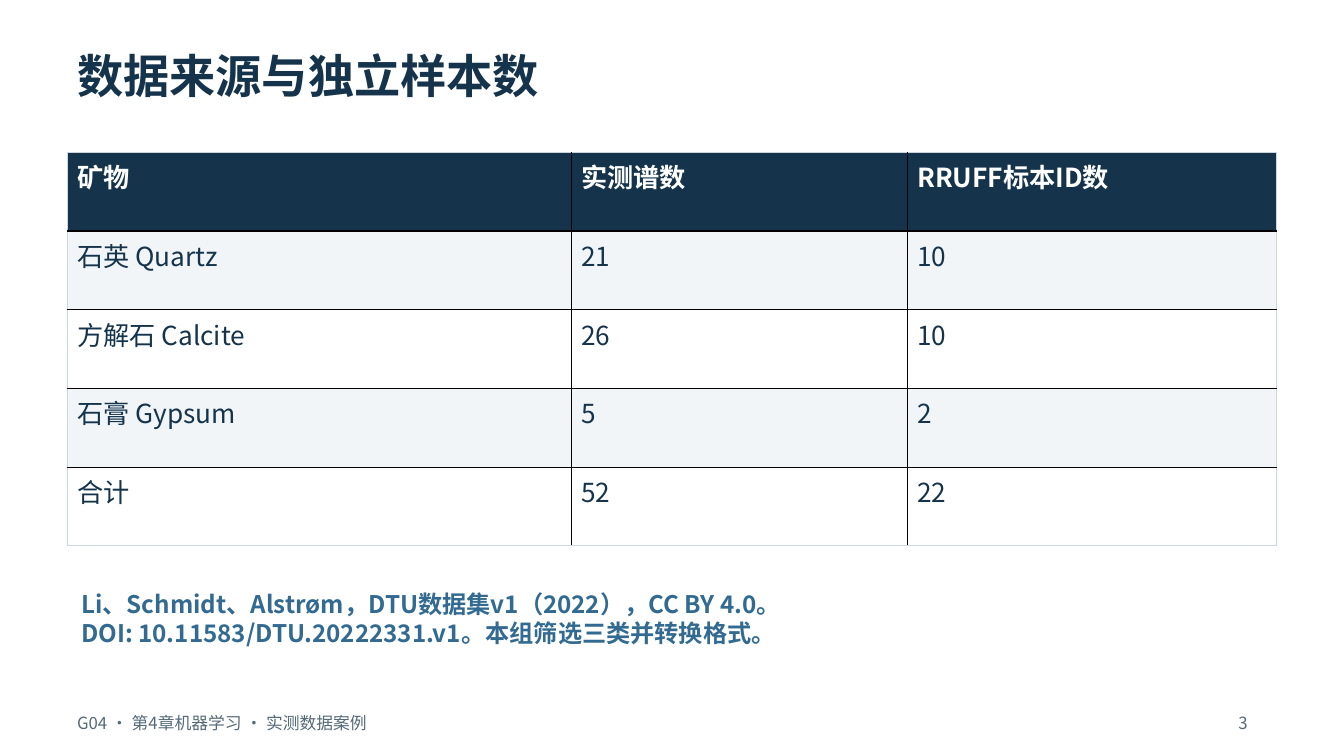
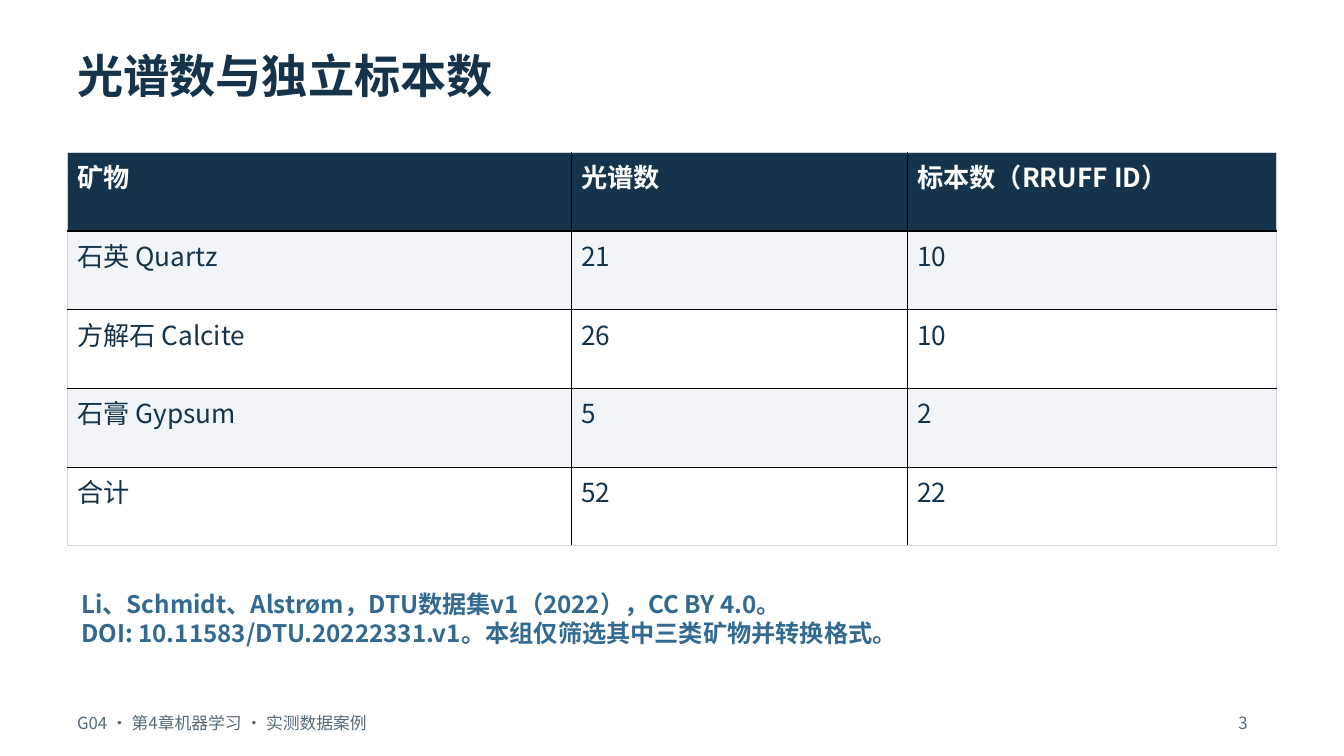
Before and after one commit to hachimi-rabbit/intelligent-analytical-chemistry, a slide deck: slide 3 of resources/annual/2026-2027/student-reports/ch04/G04-Raman-Real-Report.pptx. Drawn at 1344x756 pixels with LibreOffice and Linux fonts; fonts in the diff are those of the drawing. Boxes give left, top, right and bottom in pixels: in the first picture for what was removed or moved away, otherwise in the second. Text is boxed around its words. In the diff, an @@ line names an element or a change of style, - is before the commit and + after.

```diff
--- a/resources/annual/2026-2027/student-reports/ch04/G04-Raman-Real-Report.pptx
+++ b/resources/annual/2026-2027/student-reports/ch04/G04-Raman-Real-Report.pptx
@@ text at (77,53,493,97): text changed @@
-数据来源与独立样本数
+光谱数与独立标本数
@@ table at (68,152,1277,546) @@
-row 1, column 2: 实测谱数
+row 1, column 2: 光谱数
-row 1, column 3: RRUFF标本ID数
+row 1, column 3: 标本数（RRUFF ID）
@@ text at (81,621,896,647): text changed @@
-DOI: 10.11583/DTU.20222331.v1。本组筛选三类并转换格式。
+DOI: 10.11583/DTU.20222331.v1。本组仅筛选其中三类矿物并转换格式。
```
Also in this commit, not shown: 9 other slides changed, 2 slides added, 2 slides removed, 5 other files.
